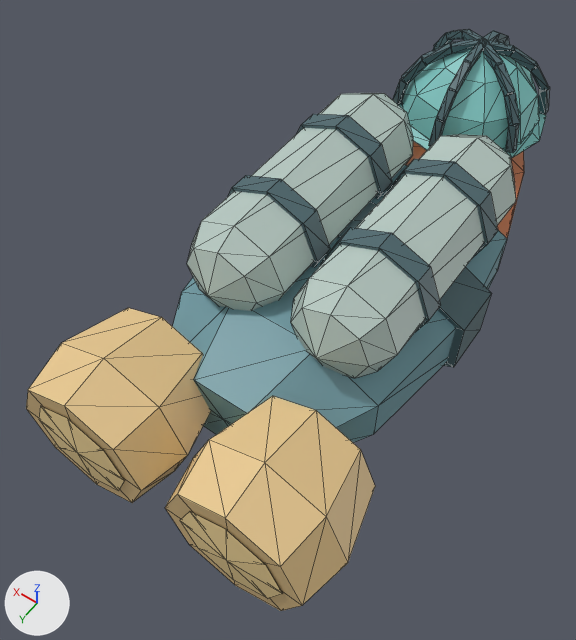
Renders of the glTF model game/modules/core/models/hauler.gltf from each side of a commit.
Before and after are seen from a 50 mm camera at (-1.59, 3.32, 3.74) aimed at (0.15, 0.88, -0.09). The lights are fixed; the arrows at lower left show +X, +Y and +Z. The picture after the commit comes second. Mesh edges are drawn as thin lines. Vertices at exactly the same position are counted once.

The first picture shows 'cabin', 'cargo', 'engines', 'hull'.
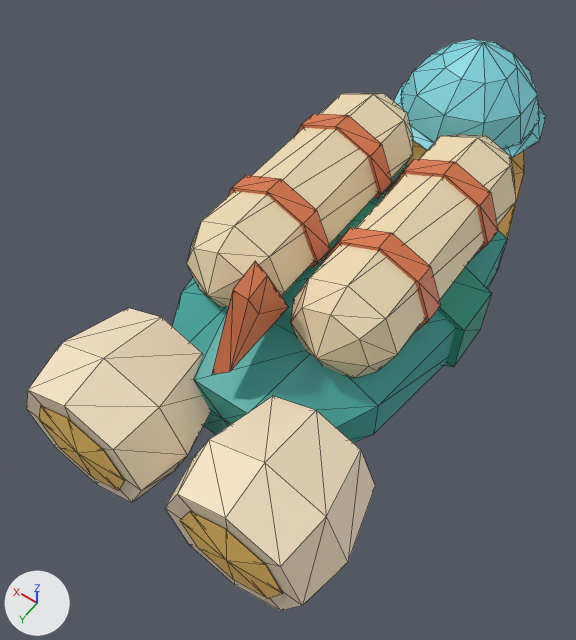
Where the change shows, as pixel boxes (x1, y1, x2, y2) in the pictures (576 x 640 px):
'cabin', reshaped (8% shorter)
    before: (392, 29, 550, 158)
    after: (394, 39, 546, 158)
'pennant', added
    after: (212, 261, 289, 374)
part 1 of me_hull, recoloured
    both: (173, 165, 507, 442)
part 2 of me_hull, recoloured
    both: (405, 141, 524, 238)
part 3 of me_hull, recoloured
    both: (337, 202, 491, 367)
part 4 of me_cargo, recoloured (light grey to beige)
    both: (187, 93, 516, 378)
part 5 of me_cargo, recoloured (dark cyan to orange)
    both: (228, 114, 498, 332)
part 6 of me_cabin, deleted (cyan)
    before: (392, 29, 550, 153)
part 7 of me_cabin, recoloured
    before: (399, 49, 546, 158)
    after: (394, 39, 546, 158)
part 8 of me_engines, recoloured
    both: (26, 308, 375, 611)
part 9 of me_engines, recoloured
    both: (39, 406, 282, 599)

What changed in the scene script:
```text
Add mat_defaultmaterial_005:
    mat_defaultmaterial_005 = bpy.data.materials.new('DefaultMaterial.005')
    mat_defaultmaterial_005.use_nodes = True; mat_defaultmaterial_005.node_tree.nodes.clear()
    _N = mat_defaultmaterial_005.node_tree.nodes; _L = mat_defaultmaterial_005.node_tree.links
    n0 = _N.new('ShaderNodeOutputMaterial'); n0.name = 'Material Output'
    n1 = _N.new('ShaderNodeBsdfPrincipled'); n1.name = 'Principled BSDF'
    n2 = _N.new('ShaderNodeVertexColor'); n2.name = 'Color Attribute'
    _L.new(n1.outputs[0], n0.inputs[0])  # 'BSDF' to 'Surface'
    _L.new(n2.outputs[0], n1.inputs[0])  # 'Color' to 'Base Color'
Change me_hull:
    where me_hull.from_pydata(...)  # 77 vertices, 152 faces; spans x -0.82..0.82, y -1.7..1.7, z -0.43..0.43
    used by ob_hull; location = (0.0, 0.0, 0.0)
    me_hull part 1: 64 faces centred in x -0.75..0.75, y -0.27..1.7, z -0.4..0.4 are repainted in the vertex colours; the middle colour goes from cyan #6f9aa3 to cyan #3fa7a0
    me_hull part 2: 56 faces centred in x -0.63..0.63, y -1.7..-0.5, z -0.33..0.33 are repainted in the vertex colours; the middle colour goes from orange #cf7c50 to orange #e7b15a
    me_hull part 3: 32 faces centred in x -0.82..0.82, y 0.2..0.54, z -0.43..0.43 are repainted in the vertex colours; the middle colour goes from dark cyan #4d686e to cyan #2f9d86
Change me_cargo:
    where me_cargo.from_pydata(...)  # 140 vertices, 256 faces; spans x -0.69..0.69, y -0.54..1.34, z 0.11..0.79
    used by ob_cargo; location = (0.0, 0.0, 0.0)
    me_cargo part 4: 128 faces centred in x -0.64..0.64, y -0.47..1.27, z 0.16..0.74 are repainted in the vertex colours; the middle colour goes from light grey #b7c9c2 to beige #efdcb4
    me_cargo part 5: 128 faces centred in x -0.66..0.66, y 0.0..0.8, z 0.14..0.76 are repainted in the vertex colours; the middle colour goes from dark cyan #4d686e to orange #d9774b
Change me_cabin:
    used by ob_cabin; location = (0.0, 0.0, 0.0)
    remove me_cabin.from_pydata(...)  # 261 vertices, 420 faces; spans x -0.52..0.52, y -1.52..-0.48, z 0.3..0.89
    add me_cabin.from_pydata(...)  # 69 vertices, 132 faces; spans x -0.52..0.52, y -1.52..-0.48, z 0.3..0.88
    me_cabin part 6: 24 loose pieces with 192 vertices, spanning x -0.449..0.449, y -1.515..-0.486, z 0.383..0.89, are deleted
    me_cabin part 7: 132 kept faces spanning x -0.52..0.52, y -1.52..-0.48, z 0.3..0.88 get new vertex colours; the middle colour goes from cyan #7fc6c2 to cyan #7fd6e0
Change me_engines:
    where me_engines.from_pydata(...)  # 72 vertices, 128 faces; spans x -0.98..0.98, y 1.56..2.31, z -0.48..0.48
    used by ob_engines; location = (0.0, 0.0, 0.0)
    me_engines part 8: 96 faces centred in x -0.91..0.91, y 1.56..2.27, z -0.41..0.41 are repainted in the vertex colours; the middle colour goes from beige #e7c78e to beige #f4e2c4
    me_engines part 9: 32 faces centred in x -0.68..0.68, y 2.28..2.29, z -0.18..0.18 are repainted in the vertex colours; the middle colour goes from beige #ffe2a1 to orange #ffcf6b
Add me_pennant:
    me_pennant.from_pydata(...)  # 10 vertices, 16 faces; spans x -0.04..0.04, y 1.1..1.7, z 0.4..0.9
    me_pennant.materials.append(mat_defaultmaterial_005)
Add ob_pennant:
    ob_pennant = bpy.data.objects.new('pennant', me_pennant)
    ob_pennant.location = (0.0, 0.0, 0.0)
```
